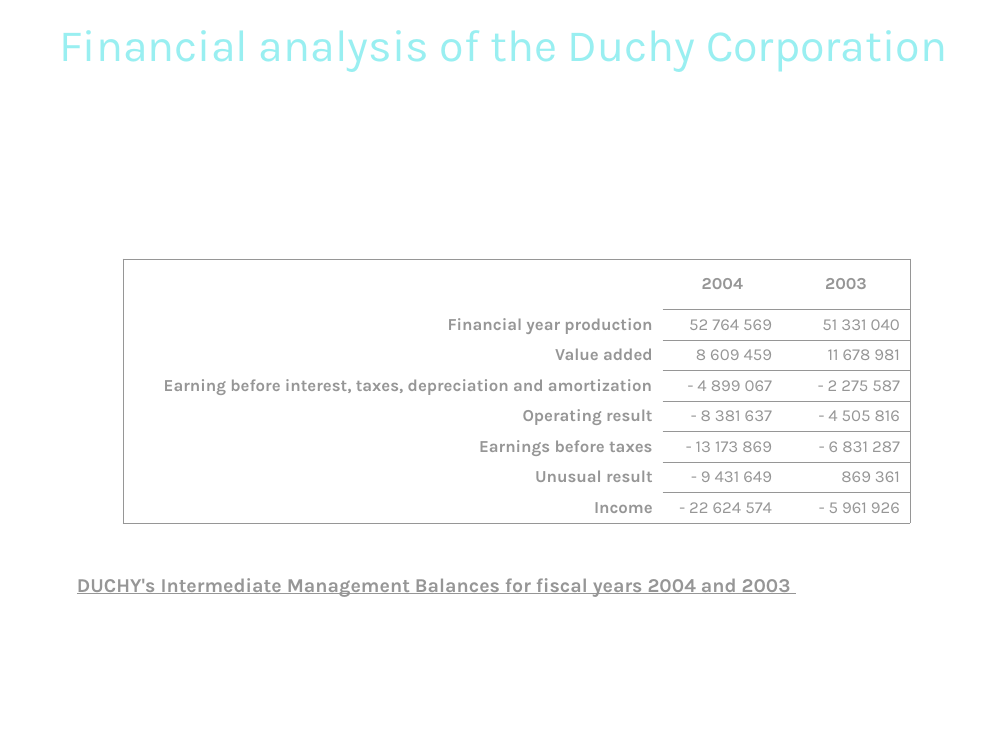
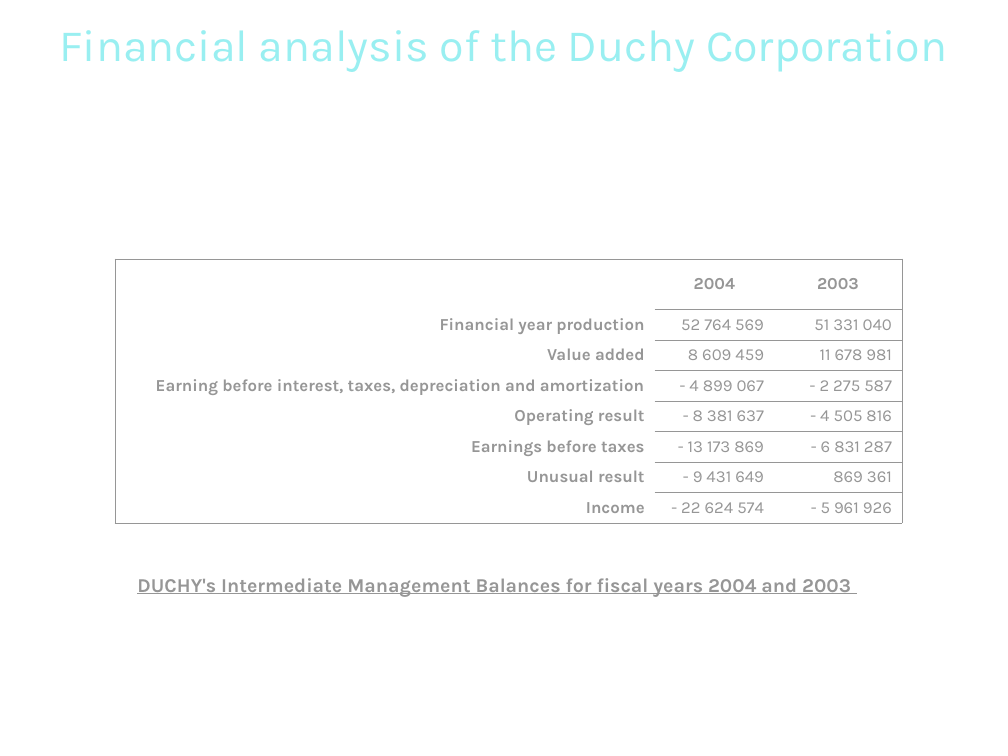
Before and after one commit to pngames/pavillon-noir, a slide deck: slide 3 of .others/tertiaire/tertiaire_finance.ppt. Drawn at 1008x756 pixels with LibreOffice and Linux fonts; fonts in the diff are those of the drawing; background and template pictures are left out. Boxes give left, top, right and bottom in pixels: in the first picture for what was removed or moved away, otherwise in the second. Text is boxed around its words. In the diff, an @@ line names an element or a change of style, - is before the commit and + after.

```diff
--- a/.others/tertiaire/tertiaire_finance.ppt
+++ b/.others/tertiaire/tertiaire_finance.ppt
@@ table: place and size @@
-table at (123, 259, 909, 517)
+table at (115, 259, 901, 517)
@@ text "DUCHY's Intermediate Management Balances for ...": place and size @@
-text "DUCHY's Intermediate Management Balances for ..." at (77, 578, 791, 597)
+text "DUCHY's Intermediate Management Balances for ..." at (137, 578, 851, 597)
```
Also in this commit, not shown: 9 other slides changed.
